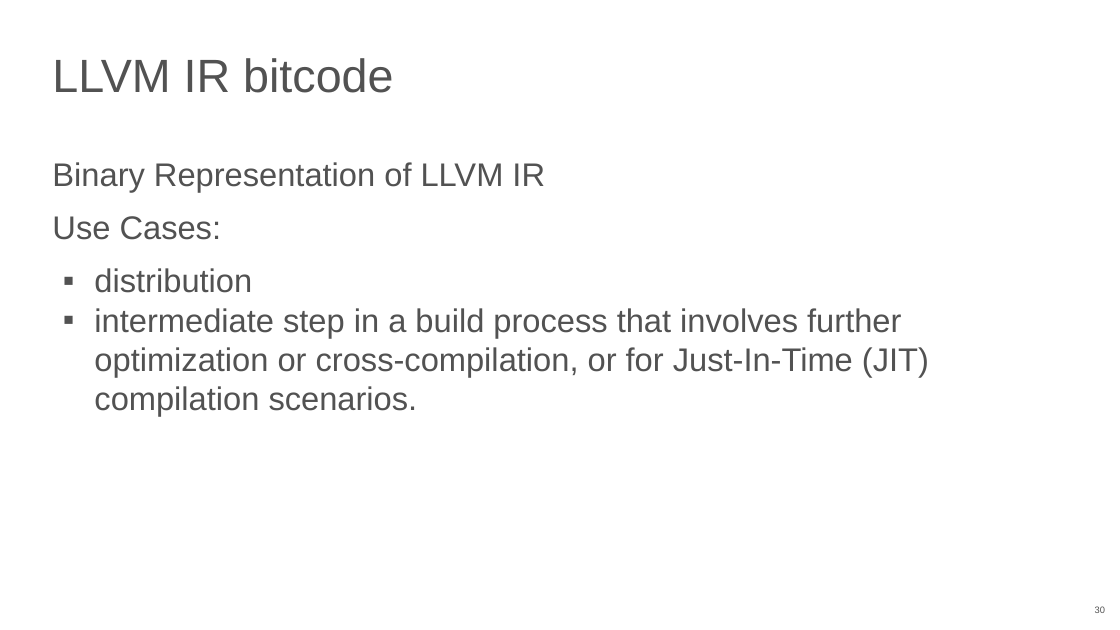
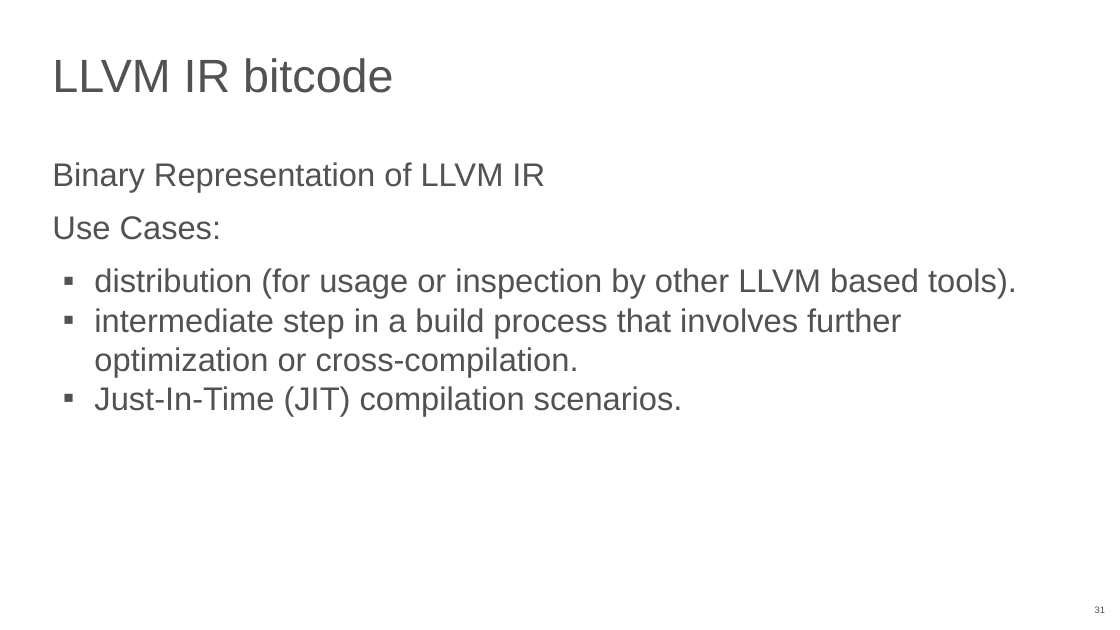
Before and after one commit to NN-complr-tech/Complr-course-lectures, a slide deck: slide 31 of 04-LLVM-IR.pptx (slide 30 before the commit). Drawn at 1120x630 pixels with LibreOffice and Linux fonts; fonts in the diff are those of the drawing. Boxes give left, top, right and bottom in pixels: in the first picture for what was removed or moved away, otherwise in the second. Text is boxed around its words. In the diff, an @@ line names an element or a change of style, - is before the commit and + after.

Commit message:
Add 04-LLVM-IR slides (2025)

```diff
--- a/04-LLVM-IR.pptx
+++ b/04-LLVM-IR.pptx
@@ text at [94,268,1017,416]: text changed @@
-▪ distribution
-▪ intermediate step in a build process that involves further optimization or cross-compilation, or for Just-In-Time (JIT) compilation scenarios.
+▪ distribution (for usage or inspection by other LLVM based tools).
+▪ intermediate step in a build process that involves further optimization or cross-compilation.
+▪ Just-In-Time (JIT) compilation scenarios.
@@ page number at [1095,606,1105,613]: text changed @@
-30
+31
```
Also in this commit, not shown: 18 other slides changed, 3 slides added, 1 slide removed.
